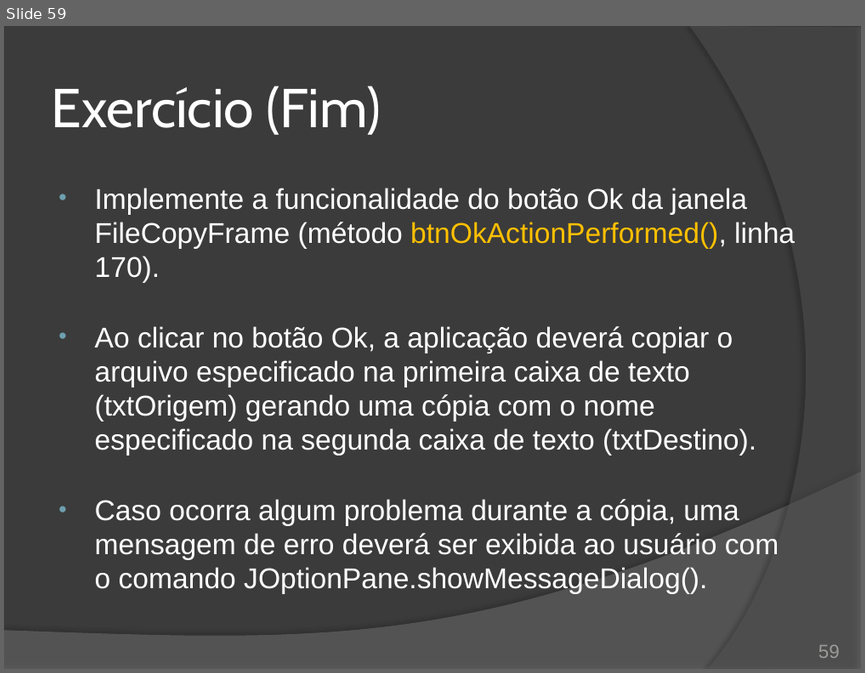
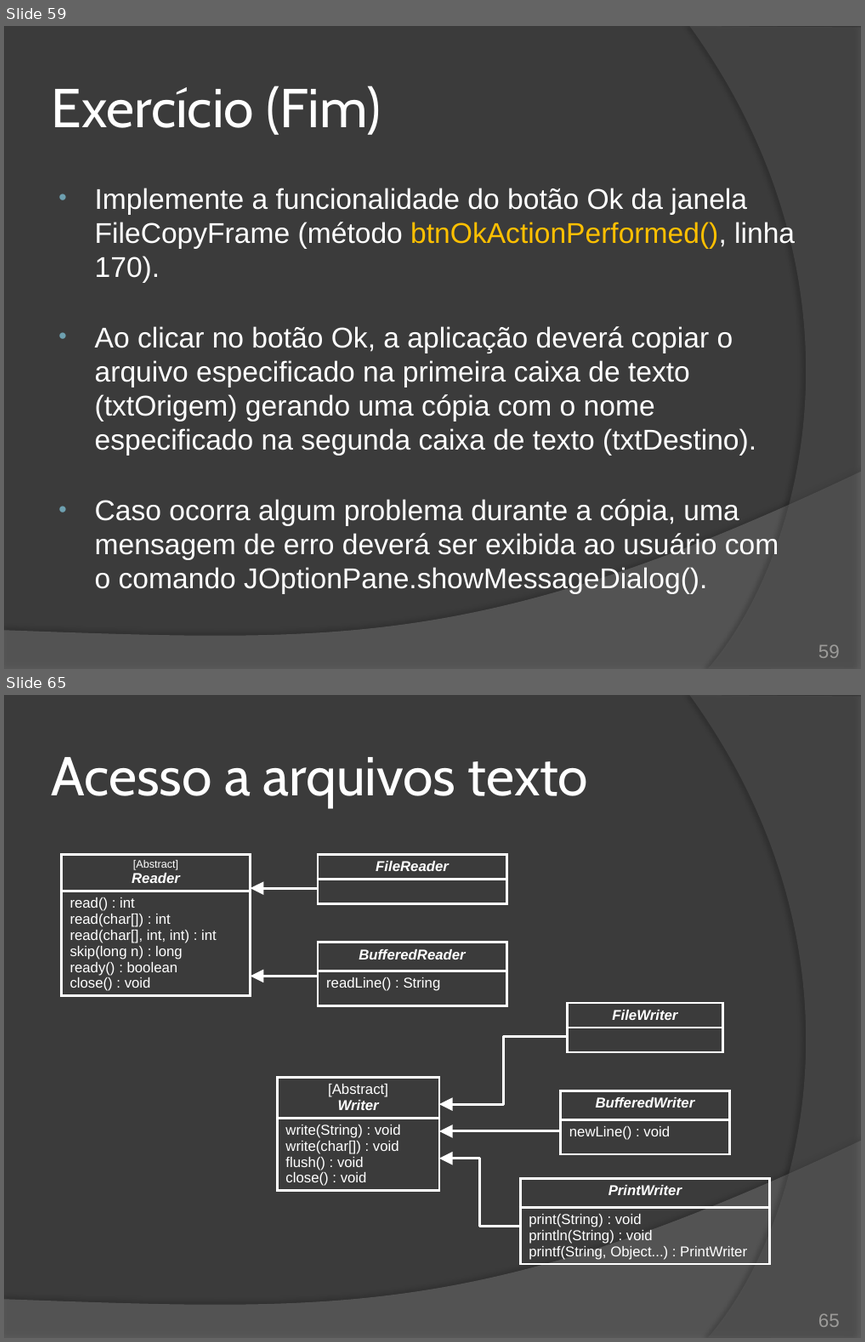
Before and after one commit to duchesqui/slzvieira-training, a slide deck: 2-Java-Programmer-Modulo-II/16.Capitulo10.pptx. Shown one above the other, each under a label of ours: slide 59 before the commit, slides 59 and 65 after it; the slides between them are not shown. The pictures are 865x673 and 865x1342 pixels, drawn with LibreOffice and Linux fonts; fonts in the diff are those of the drawing. Boxes give left, top, right and bottom in pixels: in the first picture for what was removed or moved away, otherwise in the second. Text is boxed around its words. In the diff, an @@ line names an element or a change of style, - is before the commit and + after.

```diff
--- a/2-Java-Programmer-Modulo-II/16.Capitulo10.pptx
+++ b/2-Java-Programmer-Modulo-II/16.Capitulo10.pptx
@@ slide 65 added at [4,695,861,1338], background #3B3B3B; not listed: 2 template elements that a slide beside it also shows @@
@@ title added at [51,757,589,808], 46 pt, text #FFFFFF @@
+Acesso a arquivos texto
@@ table added at [62,854,250,1004], 2 rows, 1 columns @@
+[Abstract] / Reader
+read() : int / read(char[]) : int / read(char[], int, int) : int / skip(long n) : long / ready() : boolean / close() : void
@@ table added at [318,854,506,906], 2 rows, 1 columns @@
+FileReader
+
@@ arrow added from (318, 888) to (250, 888), #FFFFFF 2.25 pt @@
@@ table added at [318,941,506,1005], 2 rows, 1 columns @@
+BufferedReader
+readLine() : String
@@ arrow added from (318, 976) to (250, 976), #FFFFFF 2.25 pt @@
@@ table added at [567,1003,722,1054], 2 rows, 1 columns @@
+FileWriter
+
@@ elbow arrow added from (567, 1037) to (439, 1104), #FFFFFF 2.25 pt @@
@@ table added at [278,1077,439,1197], 2 rows, 1 columns @@
+[Abstract] / Writer
+write(String) : void / write(char[]) : void / flush() : void / close() : void
@@ table added at [561,1091,730,1154], 2 rows, 1 columns @@
+BufferedWriter
+newLine() : void
@@ arrow added from (561, 1131) to (439, 1131), #FFFFFF 2.25 pt @@
@@ elbow arrow added from (520, 1225) to (439, 1157), #FFFFFF 2.25 pt @@
@@ table added at [520,1179,769,1267], 2 rows, 1 columns @@
+PrintWriter
+print(String) : void / println(String) : void / printf(String, Object...) : PrintWriter
@@ page number added at [818,1313,840,1327], 16 pt, text #9D9B9A @@
+65
```
Also in this commit, not shown: 6 slides changed, 23 other slides added, 4 slides removed, 5 other files.
